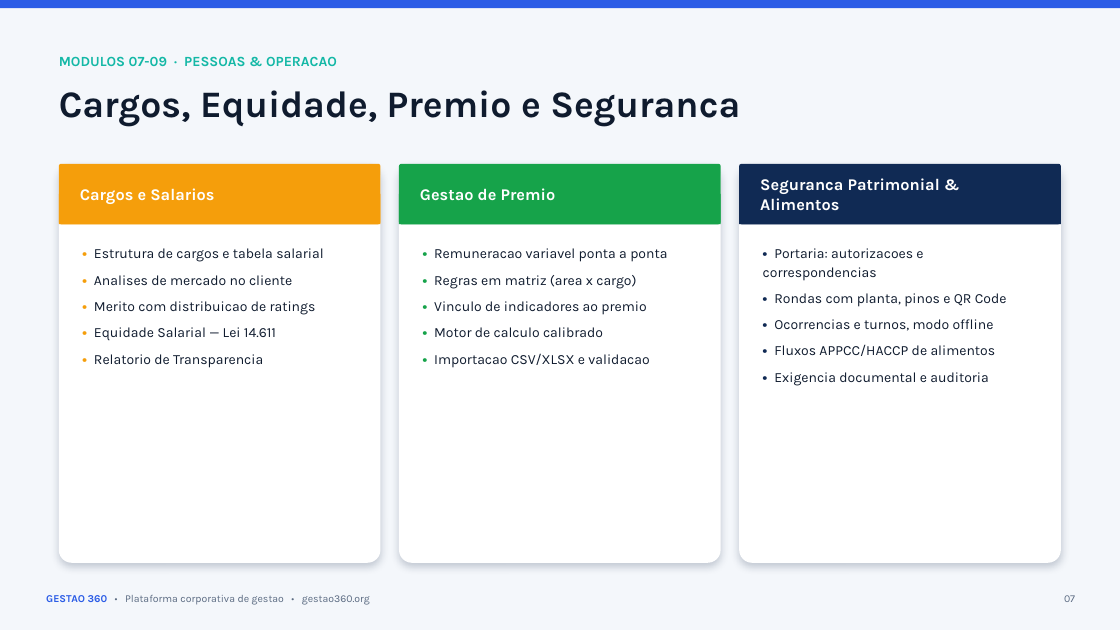
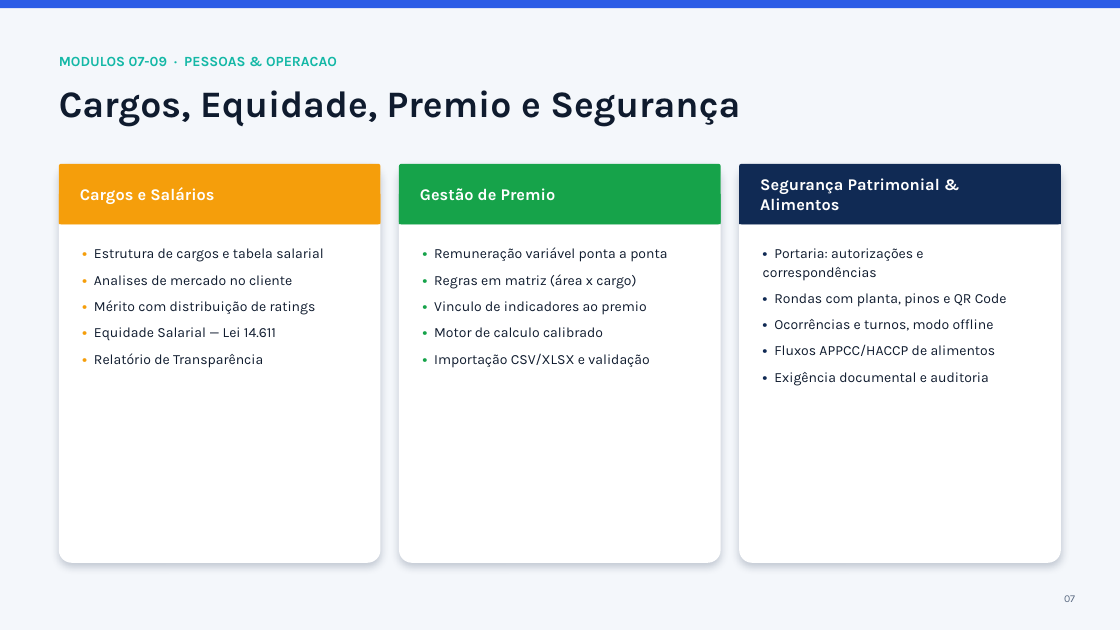
Before and after one commit to aldemirfidelis/gestao-360-indicadores, a slide deck: slide 7 of docs/Apresentacao-Gestao360-Comercial.pptx. Drawn at 1120x630 pixels with LibreOffice and Linux fonts; fonts in the diff are those of the drawing. Boxes give left, top, right and bottom in pixels: in the first picture for what was removed or moved away, otherwise in the second. Text is boxed around its words. In the diff, an @@ line names an element or a change of style, - is before the commit and + after.

```diff
--- a/docs/Apresentacao-Gestao360-Comercial.pptx
+++ b/docs/Apresentacao-Gestao360-Comercial.pptx
@@ text at <box>59,90,740,127</box>: text changed @@
-Cargos, Equidade, Premio e Seguranca
+Cargos, Equidade, Premio e Segurança
@@ text at <box>760,178,940,211</box>: text changed @@
-Seguranca Patrimonial & Alimentos
+Segurança Patrimonial & Alimentos
@@ text at <box>80,187,214,204</box>: text changed @@
-Cargos e Salarios
+Cargos e Salários
@@ text at <box>420,188,556,201</box>: text changed @@
-Gestao de Premio
+Gestão de Premio
@@ text at <box>434,247,667,289</box>: text changed @@
-• Remuneracao variavel ponta a ponta
-• Regras em matriz (area x cargo)
+• Remuneração variável ponta a ponta
+• Regras em matriz (área x cargo)
@@ text at <box>763,248,923,281</box>: text changed @@
-• Portaria: autorizacoes e correspondencias
+• Portaria: autorizações e correspondências
@@ text at <box>94,300,316,315</box>: text changed @@
-• Merito com distribuicao de ratings
+• Mérito com distribuição de ratings
@@ text at <box>774,319,994,331</box>: text changed @@
-• Ocorrencias e turnos, modo offline
+• Ocorrências e turnos, modo offline
@@ text at <box>94,353,263,368</box>: text changed @@
-• Relatorio de Transparencia
+• Relatório de Transparência
@@ text at <box>434,353,649,368</box>: text changed @@
-• Importacao CSV/XLSX e validacao
+• Importação CSV/XLSX e validação
@@ text at <box>774,372,988,386</box>: text changed @@
-• Exigencia documental e auditoria
+• Exigência documental e auditoria
@@ text removed at <box>46,595,370,605</box> @@
-GESTAO 360 • Plataforma corporativa de gestao • gestao360.org
```
Also in this commit, not shown: 12 other slides changed.
